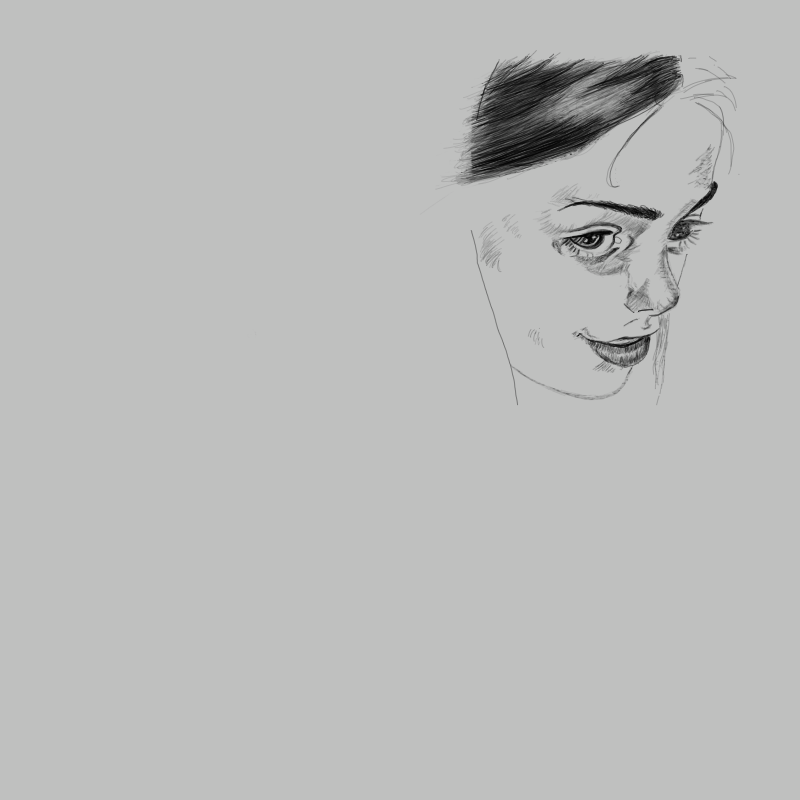
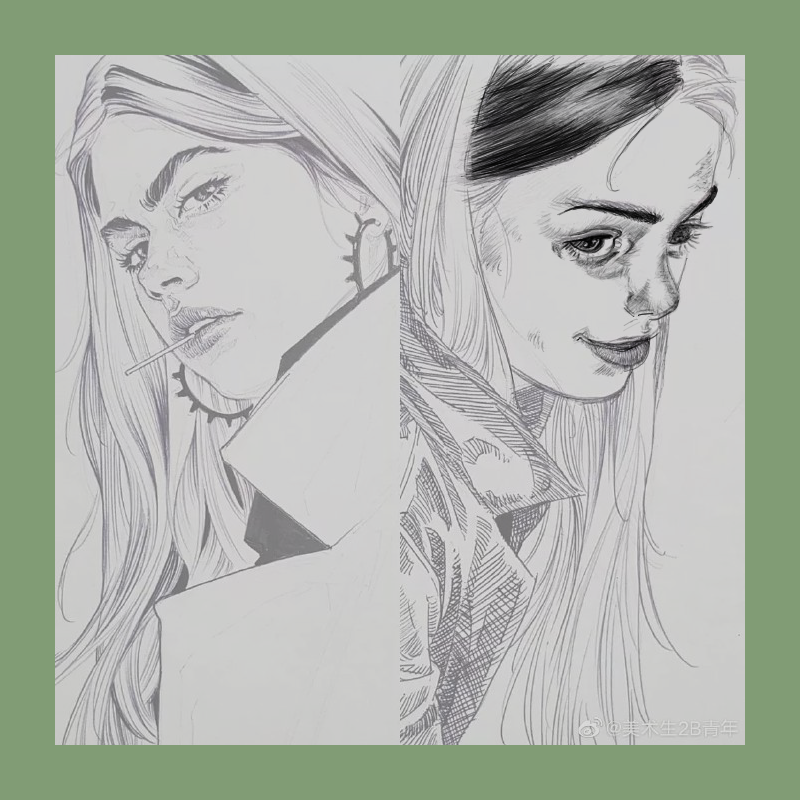
Revision of a layered w=800, h=800 image; what changed, layer by layer:
painted on "图层 2" over [247, 50, 740, 410]
"图层 1": opacity 100% → 58% over [0, 0, 800, 800]
painted on "背景" over [55, 55, 745, 745]
